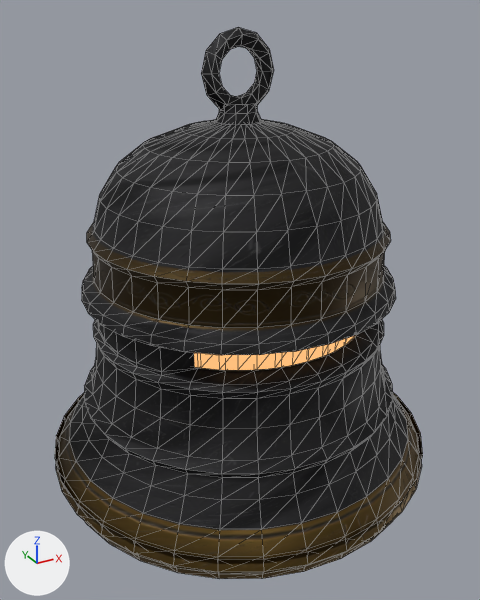
What one commit did to the glTF model assets/penitent/penitent_helm.glb.
Both versions are drawn from a camera (50 mm lens) standing at (-0.273, -0.521, 0.361) and looking at (-0.005, -0.033, 0.117). Every picture has the same lights, and +X, +Y and +Z are marked at lower left. The older version comes first. Mesh edges are drawn as thin lines. Vertices at exactly the same position are counted once.

The first picture shows 'penitent_eye_slit', 'penitent_helm'.
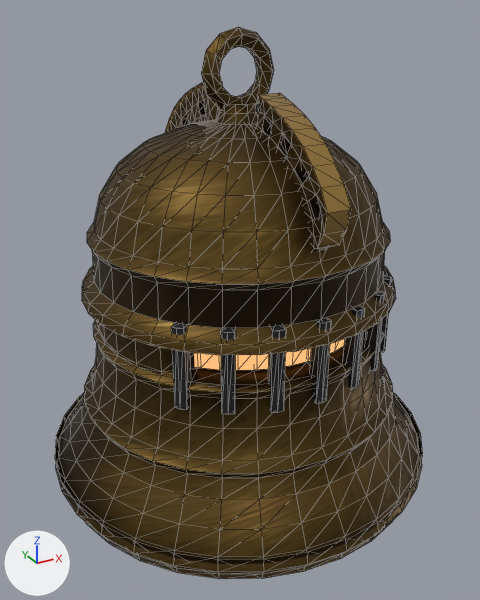
What differs and where, as boxes [x1, y1, x2, y2] in the pictures (480 x 600 px):
'penitent_helm_crest', added (brown)
    after: [165, 82, 351, 251]
'penitent_helm_grille', added
    after: [171, 276, 392, 415]
part 1 of me_penitent_helm, surface changed
    both: [67, 27, 410, 554]
part 2 of me_penitent_helm, recoloured
    both: [62, 35, 410, 547]

The change, as a list of edits to the scene's bpy script:
```text
Add mat_penitent_steel:
    mat_penitent_steel = bpy.data.materials.new('penitent_steel')
    # colours: dark grey #454548, mixed with the vertex colours
    # uses the picture img_penitent_brass_normal
    # uses the picture img_penitent_brass_orm
Change me_penitent_helm:
    where me_penitent_helm.from_pydata(...)  # 987 vertices, 1920 faces; spans x -0.182..0.182, y -0.203..0.161, z -0.054..0.347
    used by ob_penitent_helm; location = (0.0, 0.0, 0.0)
    me_penitent_helm part 1: 1600 kept faces spanning x -0.178..0.178, y -0.199..0.157, z -0.028..0.347 get new texture (UV) coordinates
    me_penitent_helm part 2: 1228 kept faces spanning x -0.182..0.182, y -0.203..0.161, z -0.054..0.342 get new vertex colours; the middle colour goes from light grey #d8d8d8 to light grey #cacaca
Add me_penitent_helm_crest:
    me_penitent_helm_crest.from_pydata(...)  # 200 vertices, 314 faces; spans x -0.01..0.01, y -0.166..0.138, z 0.16..0.301
    me_penitent_helm_crest.materials.append(mat_penitent_brass)
Add me_penitent_helm_grille:
    me_penitent_helm_grille.from_pydata(...)  # 84 vertices, 140 faces; spans x -0.104..0.104, y -0.159..-0.102, z 0.075..0.145
    me_penitent_helm_grille.materials.append(mat_penitent_steel)
Add ob_penitent_helm_crest:
    ob_penitent_helm_crest = bpy.data.objects.new('penitent_helm_crest', me_penitent_helm_crest)
    ob_penitent_helm_crest.location = (0.0, 0.0, 0.0)
Add ob_penitent_helm_grille:
    ob_penitent_helm_grille = bpy.data.objects.new('penitent_helm_grille', me_penitent_helm_grille)
    ob_penitent_helm_grille.location = (0.0, 0.0, 0.0)
```
